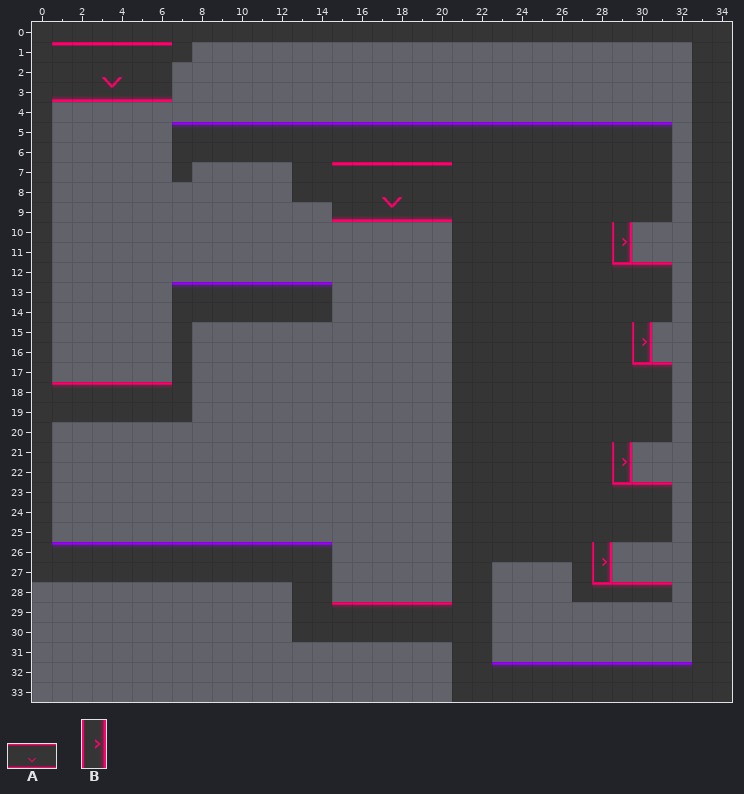
Two versions of a level (Tiled map, assets/data/lvl3.tmx). The first picture shows the starting point.
Cells are 32x32 px. Shown: x 0..34, y 0..33.
Key: from "obstacles": A 0 "smasher-base", B 1 "sidecrush".
Objects are placed by their top-left corner, in cells (3,4 is the top-left corner of cell 3,4); size is 1x1 cell unless given.
Layers that did not change in this view are not listed.
Objects on layer "Smashers" before:
A "smasher-base" at 1,1 size 6x3
A "smasher-base" at 15,7 size 6x3
B "sidecrush" at 29,10 size 1x2
B "sidecrush" at 30,15 size 1x2
B "sidecrush" at 29,21 size 1x2
B "sidecrush" at 28,26 size 1x2
The same view after the edit:
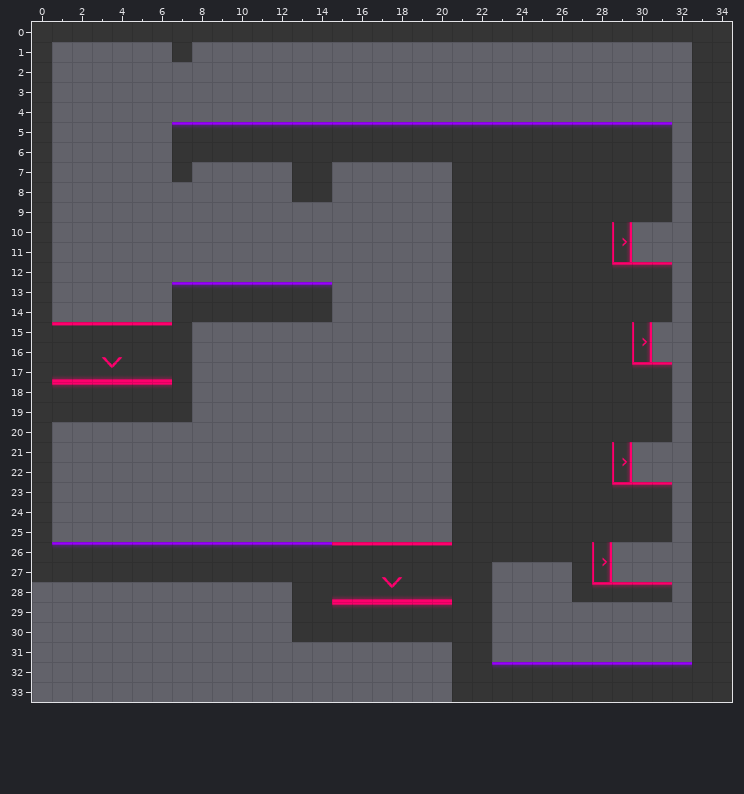
What changed:
Layer "Smashers":
changed: A "smasher-base" at 1,1 size 6x3 -> A "smasher-base" at 1,15 size 6x3
changed: A "smasher-base" at 15,7 size 6x3 -> A "smasher-base" at 15,26 size 6x3
Pixel boxes of the changes (left, top, right, bottom) in both pictures:
old place: (52, 42, 172, 102)
old place: (332, 162, 452, 222)
new place: (52, 322, 172, 382)
new place: (332, 542, 452, 602)
